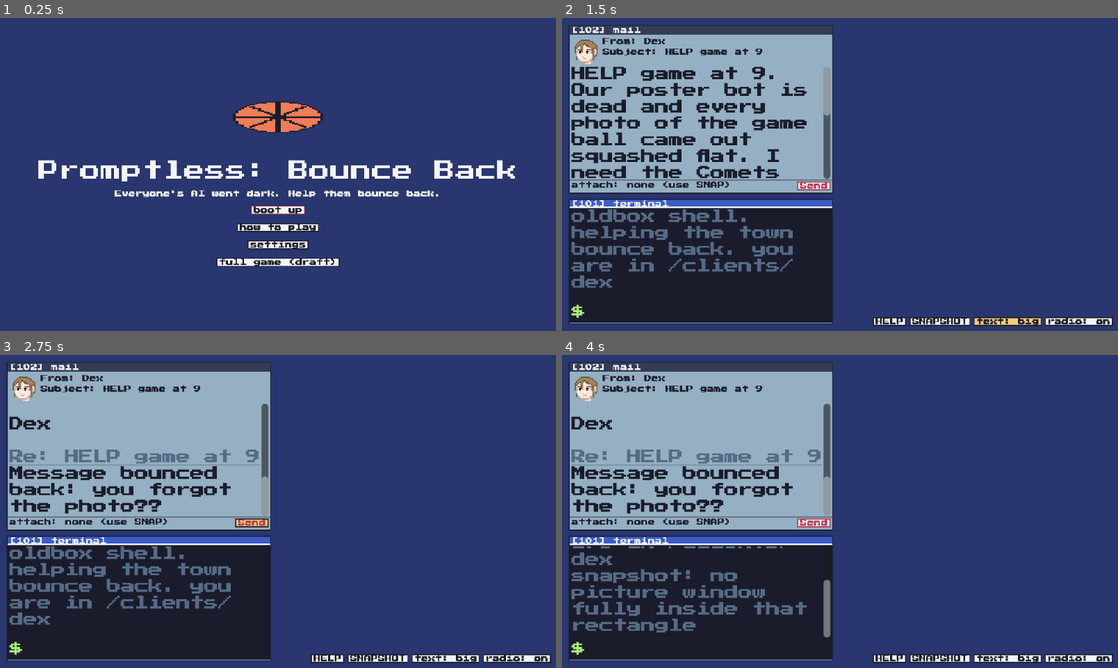
Above: before the commit, frames 1-4 (two rows, left to right).
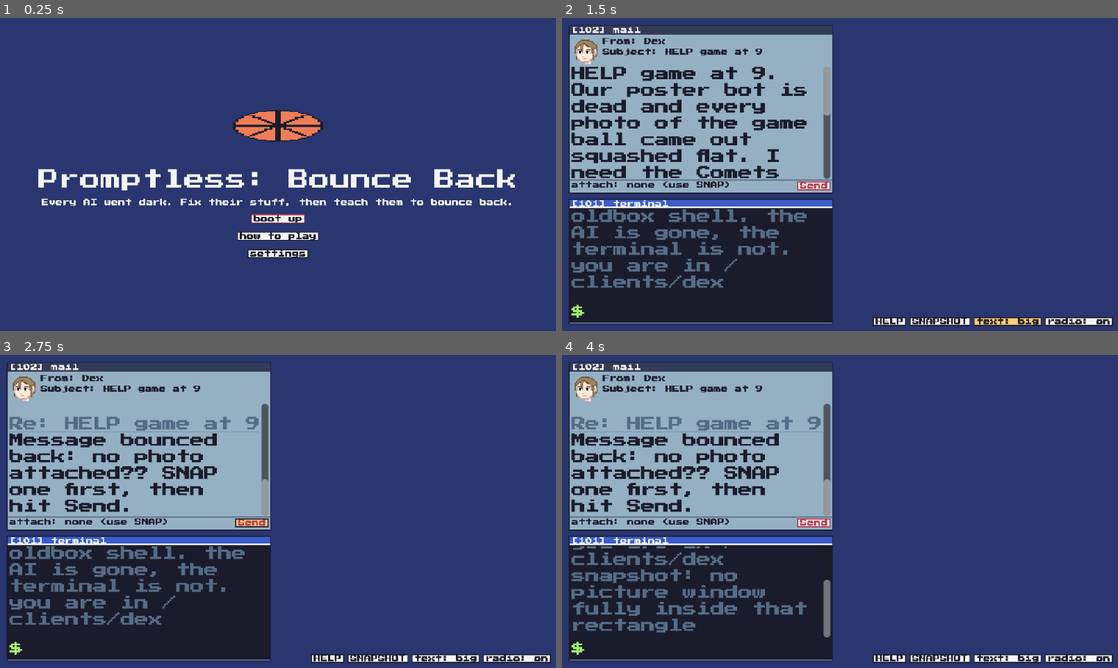
Above: after the commit, the same moments.

Repository: Gaming-RF/Promptless
Game: Godot game, scene res://scenes/main.tscn
Same seed, same stepped clock (60 frames per second), same inputs: the game is played once before the commit and once after it.
Inputs:
- Up to frame 1 (0.25 s): no input
- Up to frame 2 (1.5 s): click "boot up" at 0.5 s; click "text: normal" at 1.25 s
- Up to frame 3 (2.75 s): click "Send" at 2 s
- Up to frame 4 (4 s): click "SNAPSHOT" at 2.75 s; click "text: big" at 3.5 s

The runs differ from the first frame. In frame 1, 8.5% of the frame differs, in the area x 6-93%, y 26-80%; in frame 2, 2.5%; in frame 3, 7.1%; in frame 4, 5.2%.

Commit message:
Rewrite jam text, add juice effects, drop draft campaign from jam build

Diff:
--- a/data/campaign.json
+++ b/data/campaign.json
@@ -1,6 +1,6 @@
 {
 	"title": "Promptless: Bounce Back",
-	"tagline": "Everyone's AI went dark. Help them bounce back.",
+	"tagline": "Every AI went dark. Fix their stuff, then teach them to bounce back.",
 	"boot_button": "boot up",
 	"music": "res://assets/music/loop.ogg",
 	"jobs": [
@@ -21,17 +21,17 @@
 		},
 		"picture_dir": "res://assets/",
 		"replies": {
-			"no_attachment": "Message bounced back: you forgot the photo??"
+			"no_attachment": "Message bounced back: no photo attached?? SNAP one first, then hit Send."
 		},
 		"shell": {
 			"prompt": "$",
-			"welcome": "oldbox shell. helping the town bounce back. you are in {folder}",
+			"welcome": "oldbox shell. the AI is gone, the terminal is not. you are in {folder}",
 			"unknown": "{cmd}: command not found. try help",
 			"did_you_mean_cmd": "{cmd}: not found. did you mean {s}?",
 			"did_you_mean_file": "did you mean {s}?",
 			"pipes": "not supported by this shell",
 			"grep_usage": "usage: grep WORD FILE",
-			"grep_no_match": "(nothing matched. grep cares about Capitals.)",
+			"grep_no_match": "(no match. grep is picky about Capitals. check your spelling.)",
 			"open_usage": "usage: open FILE",
 			"open_text": "{n} lines of chaos. Try grep.",
 			"help": [
@@ -168,7 +168,7 @@
 			"cp_usage": "usage: cp FILE DEST",
 			"chmod_usage": "usage: chmod +x FILE",
 			"kill_usage": "usage: kill PID   (the number in a window's title bar)",
-			"kill_protected": "kill: ({pid}) - not that one. {cmd} is holding this whole machine together.",
+			"kill_protected": "kill: ({pid}) - nope. {cmd} is holding this whole machine together.",
 			"open_script": "open: {file} is a script. run it with ./{file}",
 			"sort_usage": "usage: sort [-r] [-n] FILE",
 			"unzip_usage": "usage: unzip FILE [-d FOLDER]",
@@ -181,7 +181,7 @@
 			"sudo_password": "[sudo] password for {user}:",
 			"sudo_wrong": "sudo: 1 incorrect password attempt",
 			"sudo_denied": "{user} is not in the sudoers file. This incident will be reported.",
-			"exit_last": "exit: nowhere to go. this is the only computer that still works.",
+			"exit_last": "exit: nowhere to go. this is the last computer that still works.",
 			"more_files": "new mail. more files in {folder}",
 			"respawn": "{cmd}: a window closed. drawing another.",
 			"snap_empty": "snapshot: no picture window fully inside that rectangle",
@@ -207,10 +207,10 @@
 				"HOW TO PLAY: HELP THEM BOUNCE BACK",
 				"Every AI went dark. First you fix things for people. Then you teach them to fix things themselves.",
 				"1. Dig: type commands in the terminal to find the right file.",
-				"2. Shape: open it and drag the window's edge or corner. The picture stretches to fill it.",
+				"2. Shape: open it, then drag the window's edge or corner. The picture stretches to fit.",
 				"3. SNAP the picture (button in its title bar) to attach it.",
 				"4. Send. Wrong answers bounce back. Read the reply and try again.",
-				"5. Teach: when a client asks to learn, type write NAME COMMAND. Their own machine runs exactly what you send.",
+				"5. Teach: when a client wants to learn, type write NAME COMMAND. Their own machine runs exactly what you send, typos included.",
 				"",
 				"COMMANDS (type them, press Enter)",
 				"ls            list files (ls -a: hidden ones too)",
@@ -267,11 +267,5 @@
 		"back": "back",
 		"on": "on",
 		"off": "off"
-	},
-	"other_campaigns": [
-		{
-			"label": "full game (draft)",
-			"path": "res://data/full/campaign.json"
-		}
-	]
+	}
 }
--- a/data/job_bounce_back.json
+++ b/data/job_bounce_back.json
@@ -19,7 +19,7 @@
 			"ball 1 = the old practice ball from the shed",
 			"Hornets have the other court at 6",
 			"poster bot said 'done!' then died. great.",
-			"photos: Sam took 5 of the game ball, all bad",
+			"photos: Sam took 5 of the game ball, all squashed",
 			"ball 2 = Sam's cousin's ball, has a sticker",
 			"remember: shin pads, water, ID",
 			"ref is the tall one from last year. be nice",
@@ -87,9 +87,9 @@
 		"tolerance": 6
 	},
 	"replies": {
-		"right": "IT'S ROUND. it bounces. WE bounce back. you are a wizard. ok next time teach me how??",
+		"right": "IT'S ROUND. it bounces. WE bounce back. you're a wizard, but wizards can't be on call forever. next time, teach me how?",
 		"wrong_file": "Message bounced back: that's not the Comets ball.",
 		"wrong_shape": "Message bounced back: coach says that's an egg.",
-		"wrong_size": "Message bounced back: it's round! but coach says the poster needs it 160 big."
+		"wrong_size": "Message bounced back: round, yes! but the wrong size. the poster needs it exactly 160 big."
 	}
 }
--- a/data/job_dex_teach.json
+++ b/data/job_dex_teach.json
@@ -8,7 +8,7 @@
 	"email": {
 		"from": "Dex",
 		"subject": "my turn??",
-		"body": "ok I can't need a wizard forever. I found my old laptop. send me commands and I'll type EXACTLY what you send, like: write dex ls. the newsletter photo is on there somewhere. my notes say which. teach me to bounce back.\n\nDex",
+		"body": "ok. I can't need a wizard forever. I dug out my old laptop. you send commands, I type EXACTLY what you send, typos included. try: write dex ls. the newsletter photo is on there somewhere and my notes say which. teach me to bounce back.\n\nDex",
 		"clickable": [
 			"write dex ls"
 		]
@@ -96,7 +96,7 @@
 		"goal": {
 			"opened": "photo_4.png"
 		},
-		"did_it": "I DID THAT. I typed it. it's open!!"
+		"did_it": "I DID THAT. me. my own fingers. it's OPEN!!"
 	},
 	"sticky": {
 		"lines": [
@@ -105,7 +105,7 @@
 		"paste": true
 	},
 	"replies": {
-		"right": "I opened it MYSELF. I'm bouncing back. tell the whole town: we can fix things by hand.",
-		"no_attachment": "don't send me pictures, send me COMMANDS. like: write dex ls"
+		"right": "I opened it MYSELF. no wizard, no AI, just me and a terminal. I'm bouncing back. tell the town: we can fix things by hand.",
+		"no_attachment": "a picture?? I can find pictures myself. I need COMMANDS. like: write dex ls"
 	}
 }
--- a/scripts/desktop.gd
+++ b/scripts/desktop.gd
@@ -1,4 +1,6 @@
 extends "res://scripts/desktop_windows.gd"
+
+const Juice = preload("res://scripts/juice.gd")
 
 func setup(j, s: Node) -> void:
 	initial = j
@@ -284,6 +286,7 @@
 		_win(reply)
 		return
 	sfx.play("mail")
+	Juice.recoil(email)
 	if v != "no_attachment":
 		attachment = null
 		email.clear_attachment()
@@ -295,6 +298,8 @@
 	finished = true
 	email.set_mood("calm")
 	sfx.play("success")
+	Juice.hop(email.portrait)
+	Juice.confetti(self, email.position + Vector2(email.size.x / 2.0, 20.0))
 	attachment = null
 	email.clear_attachment()
 	email.set_inbox(slots.map(func(sl): return sl.job.client.name), cur, slots.map(func(sl): return sl.finished))
--- a/scripts/end_screen.gd
+++ b/scripts/end_screen.gd
@@ -6,6 +6,7 @@
 const UI = preload("res://scripts/ui.gd")
 const JobData = preload("res://scripts/job_data.gd")
 const BounceBall = preload("res://scripts/bounce_ball.gd")
+const Juice = preload("res://scripts/juice.gd")
 
 var campaign: Dictionary
 var reply := ""
@@ -51,3 +52,5 @@
 	b.pressed.connect(func(): again.emit())
 	box.add_child(b)
 	b.grab_focus.call_deferred()
+	Juice.confetti(self, Vector2(320, 150))
+	get_tree().create_timer(0.7).timeout.connect(func(): Juice.confetti(self, Vector2(220, 170)); Juice.confetti(self, Vector2(420, 170)))
--- /dev/null
+++ b/scripts/juice.gd
@@ -0,0 +1,44 @@
+extends RefCounted
+## Small feedback effects. Pure decoration: nothing here changes game state.
+
+const Palette = preload("res://scripts/palette.gd")
+
+
+## A wrong answer makes the window recoil, like a message bouncing back.
+static func recoil(w: Control) -> void:
+	var x := w.position.x
+	var t := w.create_tween()
+	for dx in [-6.0, 4.0, -2.0, 0.0]:
+		t.tween_property(w, "position:x", x + dx, 0.05)
+	t.tween_property(w, "position:x", x, 0.01)
+
+
+## The client's portrait hops on a win, with a bouncing landing.
+static func hop(c: Control) -> void:
+	var y := c.position.y
+	var t := c.create_tween()
+	t.tween_property(c, "position:y", y - 10.0, 0.18).set_ease(Tween.EASE_OUT).set_trans(Tween.TRANS_QUAD)
+	t.tween_property(c, "position:y", y, 0.5).set_ease(Tween.EASE_OUT).set_trans(Tween.TRANS_BOUNCE)
+
+
+## A one-shot burst of palette-coloured squares.
+static func confetti(parent: Node, at: Vector2) -> void:
+	for col in [Palette.BALLS[0], Palette.BUTTON_HOVER, Palette.TITLE_ON, Palette.TERM_TEXT]:
+		var p := CPUParticles2D.new()
+		p.position = at
+		p.one_shot = true
+		p.explosiveness = 0.9
+		p.amount = 14
+		p.lifetime = 1.1
+		p.direction = Vector2(0, -1)
+		p.spread = 70.0
+		p.initial_velocity_min = 90.0
+		p.initial_velocity_max = 190.0
+		p.gravity = Vector2(0, 360)
+		p.scale_amount_min = 1.5
+		p.scale_amount_max = 3.0
+		p.color = col
+		p.z_index = 100
+		parent.add_child(p)
+		p.emitting = true
+		p.finished.connect(p.queue_free)
Not shown, changed: export_presets.cfg
Not shown, added: scripts/juice.gd.uid
